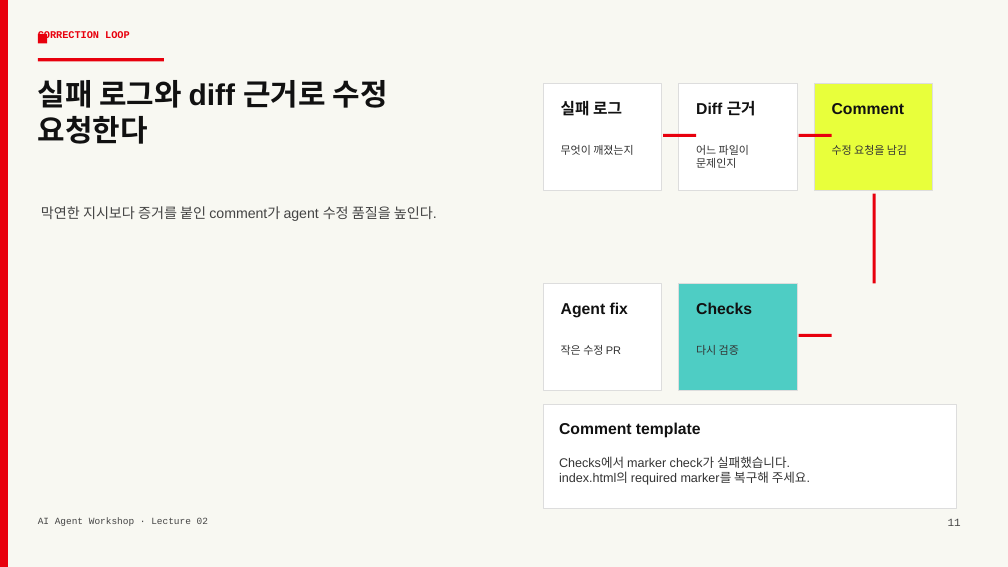
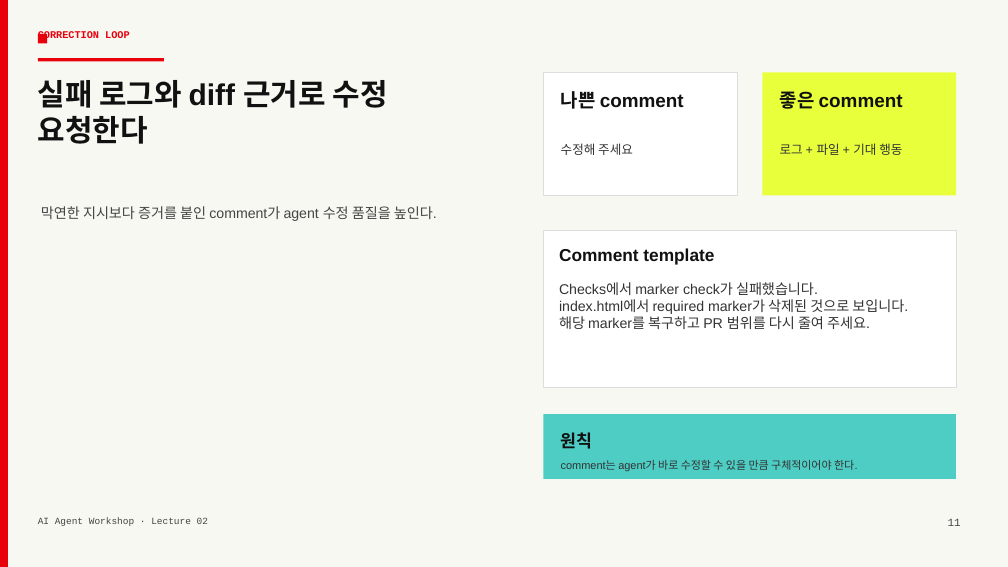
Before and after one commit to lucky206208-glitch/ai-agent-workshop, a slide deck: slide 11 of decks/02-github-pr-control-bento-swiss.pptx. Drawn at 1008x567 pixels with LibreOffice and Linux fonts; fonts in the diff are those of the drawing. Boxes give left, top, right and bottom in pixels: in the first picture for what was removed or moved away, otherwise in the second. Text is boxed around its words. In the diff, an @@ line names an element or a change of style, - is before the commit and + after.

```diff
--- a/decks/02-github-pr-control-bento-swiss.pptx
+++ b/decks/02-github-pr-control-bento-swiss.pptx
@@ rectangle: place and size @@
-rectangle at box(544, 83, 662, 191)
+rectangle at box(544, 73, 737, 195)
@@ rectangle: place and size @@
-rectangle at box(679, 83, 797, 191)
+rectangle at box(762, 73, 956, 195)
@@ rectangle at box(762, 73, 956, 195): fill #FFFFFF to #E8FF3B; outline #DDDDDD 0.75 pt to none @@
@@ text at box(561, 91, 684, 109): text changed; size 15 to 18 pt @@
-실패 로그
+나쁜 comment
@@ text at box(780, 91, 903, 109): text changed; size 15 to 18 pt @@
-Diff 근거
+좋은 comment
@@ text at box(561, 143, 633, 155): text changed; size 10.5 to 12 pt @@
-무엇이 깨졌는지
+수정해 주세요
@@ rectangle removed at box(663, 134, 696, 137) @@
@@ text at box(780, 143, 902, 155): text changed; size 10.5 to 12 pt @@
-어느 파일이 문제인지
+로그 + 파일 + 기대 행동
@@ rectangle removed at box(799, 134, 832, 137) @@
@@ text removed at box(832, 145, 907, 155) @@
-수정 요청을 남김
@@ rectangle removed at box(873, 194, 876, 284) @@
@@ rectangle: place and size @@
-rectangle at box(814, 83, 932, 191)
+rectangle at box(544, 230, 957, 387)
@@ rectangle at box(544, 230, 957, 387): fill #E8FF3B to #FFFFFF @@
@@ text at box(559, 248, 714, 265): text changed; size 15 to 16.5 pt @@
-Comment
+Comment template
@@ rectangle removed at box(544, 284, 662, 391) @@
@@ text added at box(559, 282, 908, 329), 13.5 pt, text #333333 @@
+Checks에서 marker check가 실패했습니다.
+index.html에서 required marker가 삭제된 것으로 보입니다.
+해당 marker를 복구하고 PR 범위를 다시 줄여 주세요.
@@ rectangle removed at box(679, 284, 797, 391) @@
@@ text removed at box(561, 302, 628, 318) @@
-Agent fix
@@ text removed at box(696, 302, 752, 314) @@
-Checks
@@ text removed at box(696, 345, 739, 355) @@
-다시 검증
@@ rectangle removed at box(799, 334, 832, 337) @@
@@ rectangle: place and size @@
-rectangle at box(544, 405, 957, 509)
+rectangle at box(544, 414, 957, 479)
@@ rectangle at box(544, 414, 957, 479): fill #FFFFFF to #4ECDC4; outline #DDDDDD 0.75 pt to none @@
@@ text removed at box(559, 422, 701, 438) @@
-Comment template
@@ text added at box(561, 432, 593, 449), 16.5 pt, text #111111, bold @@
+원칙
@@ text removed at box(559, 456, 810, 485) @@
-Checks에서 marker check가 실패했습니다.
-index.html의 required marker를 복구해 주세요.
@@ text at box(561, 460, 858, 471): text changed @@
-작은 수정 PR
+comment는 agent가 바로 수정할 수 있을 만큼 구체적이어야 한다.
```
Also in this commit, not shown: 3 other slides changed, 4 slides added, 4 slides removed, 2 other files.
